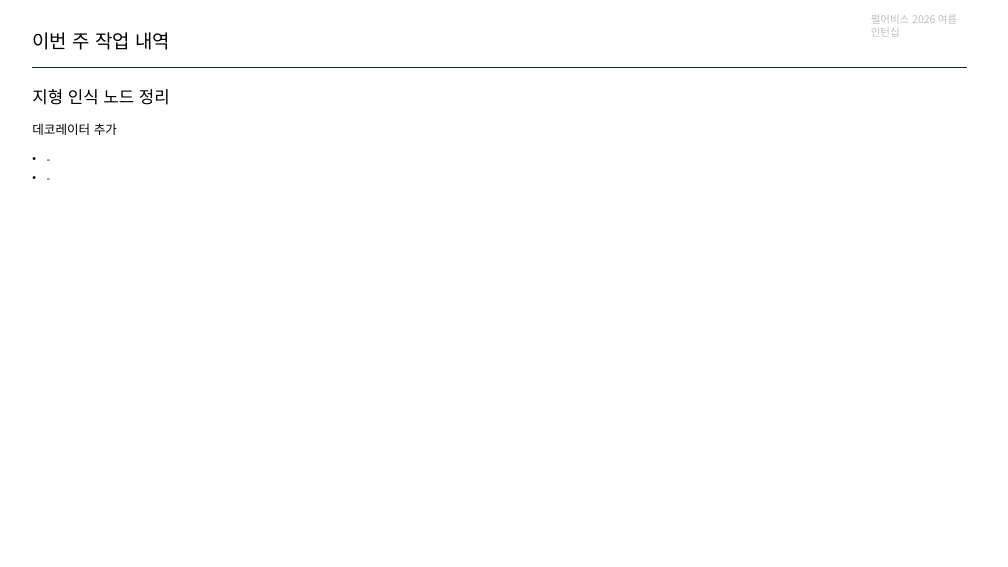
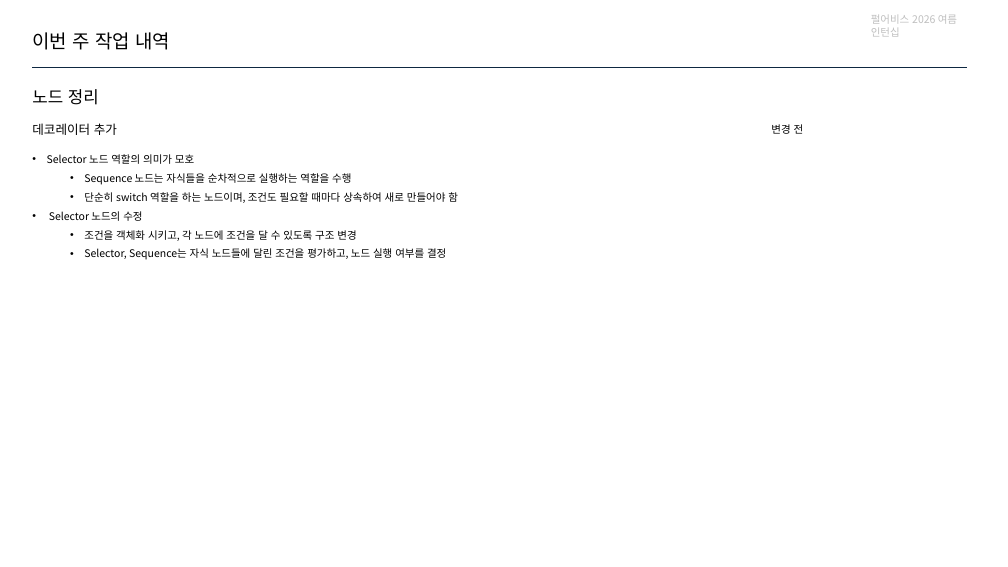
Before and after one commit to jhk0701/PA26-Character-Animation-Parkour, a slide deck: slide 3 of PPT/week7.pptx. Drawn at 1008x567 pixels with LibreOffice and Linux fonts; fonts in the diff are those of the drawing. Boxes give left, top, right and bottom in pixels: in the first picture for what was removed or moved away, otherwise in the second. Text is boxed around its words. In the diff, an @@ line names an element or a change of style, - is before the commit and + after.

Commit message:
Update: using input 탐지 노드 상속 수정

```diff
--- a/PPT/week7.pptx
+++ b/PPT/week7.pptx
@@ text at <box>32,89,99,105</box>: text changed @@
-지형 인식 노드 정리
+노드 정리
@@ text added at <box>771,124,804,134</box>, 10 pt, text #000000 @@
+변경 전
@@ text at <box>47,154,458,260</box>: text changed @@
-• -
-• -
+• Selector 노드 역할의 의미가 모호
+  • Sequence 노드는 자식들을 순차적으로 실행하는 역할을 수행
+  • 단순히 switch 역할을 하는 노드이며, 조건도 필요할 때마다 상속하여 새로 만들어야 함
+• Selector 노드의 수정
+  • 조건을 객체화 시키고, 각 노드에 조건을 달 수 있도록 구조 변경
+  • Selector, Sequence는 자식 노드들에 달린 조건을 평가하고, 노드 실행 여부를 결정
```
Also in this commit, not shown: 6 other slides changed, 3 slides added, 8 other files.
